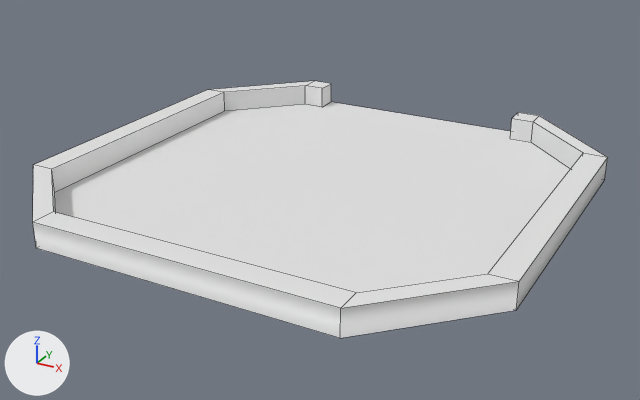
Two versions of the FBX model StageData/Parts/Respawn.fbx, one commit apart.
Both versions are drawn from a 50 mm lens placed at (16.1, -29.6, 14.0), pointed at (0.2, -0.6, -0.5). Arrows for +X, +Y and +Z are at lower left; the lights stay in place. Mesh edges are drawn as thin lines.

The scene before the commit, as lines of its bpy script (objects in view):
```python
me_平面_001 = bpy.data.meshes.new('平面.001')
me_平面_001.from_pydata(...)  # 40 vertices, 39 faces; spans x -10.0..10.0, y -10.0..10.0, z 0.0..1.0
ob_平面 = bpy.data.objects.new('平面', me_平面_001)
ob_平面.location = (0.0, 0.0, 0.0)
```
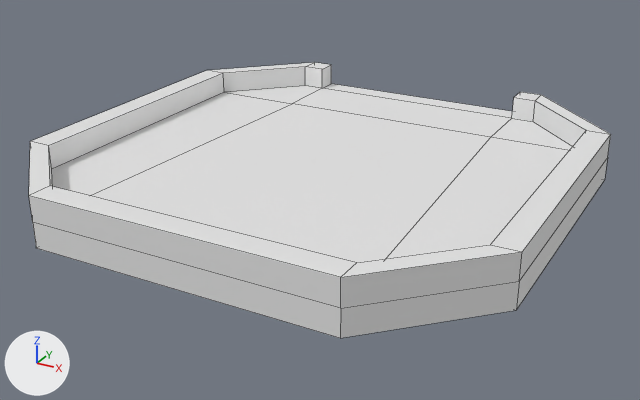
What differs and where, as boxes [x1, y1, x2, y2] in the pictures (640 x 400 px):
'平面', reshaped (7% taller): before [33, 81, 608, 338]; after [29, 62, 611, 338]
part 1 of me_平面_001, built on: before [33, 81, 607, 308]; after [29, 62, 611, 308]

The change in detail:
me_平面_001 is used by ob_平面; location (0.0, 0.0, 0.0).
me_平面_001 had 40 vertices, 39 faces and spanned x -10.0..10.0, y -10.0..10.0, z 0.0..1.0.
me_平面_001 now has 64 vertices, 62 faces and spans x -10.0..10.0, y -10.0..10.0, z 0.0..2.0.
Part 1, on me_平面_001:
21 faces are deleted.
4 vertices are added at (5.0, 6.0, 1.0), (-5.0, 6.0, 1.0), (5.0, 6.0, 0.0), (-5.0, 6.0, 0.0).
20 new vertices lie (0.0, 0.0, 1.0) away from vertices in x -10.0..10.0, y -10.0..10.0, z 1.0.
44 new faces join them.
